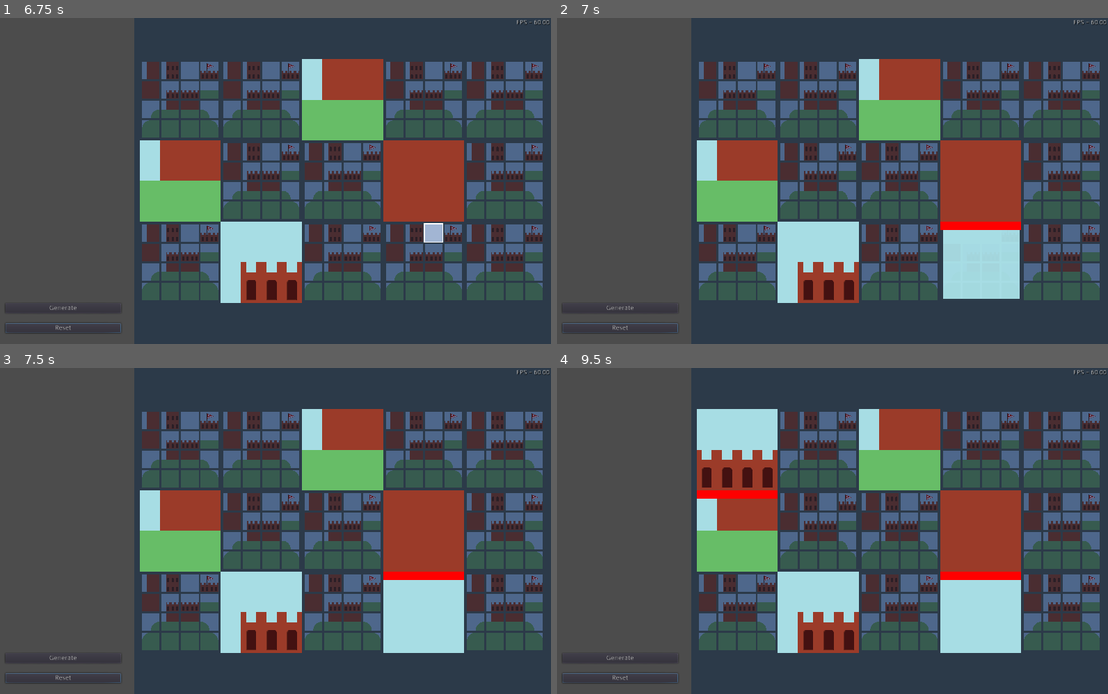
Above: before the commit, frames 1-4 (two rows, left to right).
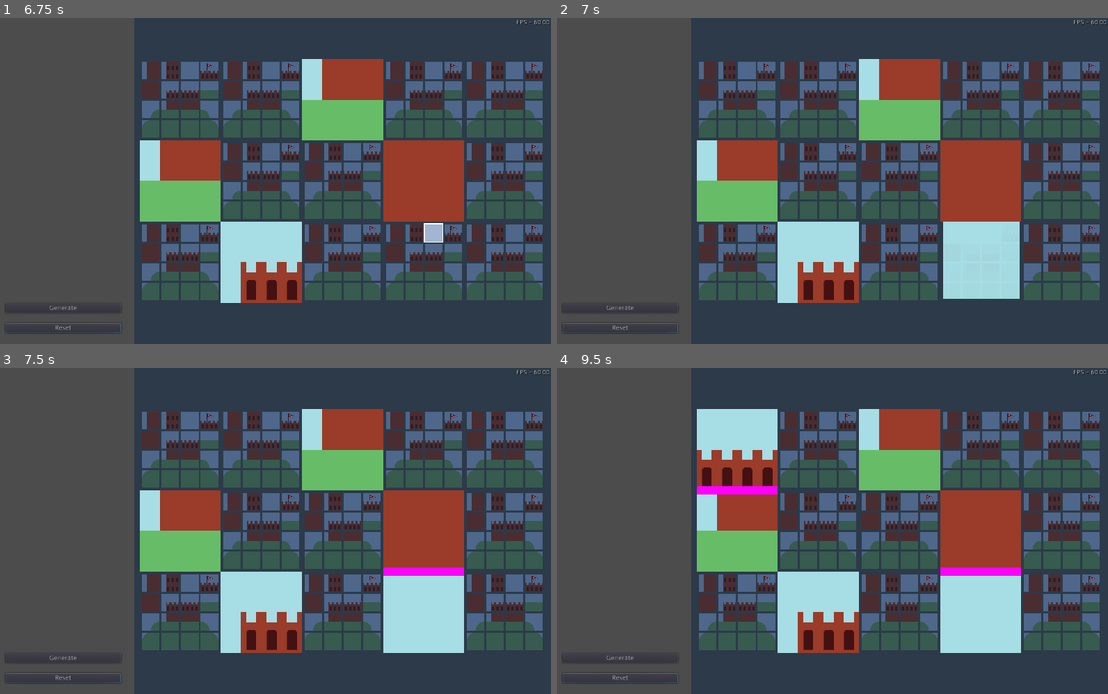
Above: after the commit, the same moments.

Repository: petraszd/vilniuspy-wave-func-collapse-slides
Game: Godot game, scene res://Scenes/Main.tscn
Two runs of this game, one before a commit and one after it. Both use one fixed random seed, a clock stepped at 60 frames per second and the inputs below.
Inputs (mouse positions are in pixels of both pictures, inside the frame that each line leads up to):
- Up to frame 1 (6.75 s): click "Generate" at 0.5 s; click "Generate" at 1.25 s; click "Generate" at 2 s; click "Reset" at 2.75 s; move the mouse to (396, 164) at 3.52 s; click (396, 164) at 3.67 s; move the mouse to (159, 197) at 4.27 s; click (159, 197) at 4.42 s; move the mouse to (330, 109) at 5.02 s; click (330, 109) at 5.17 s; move the mouse to (242, 246) at 5.77 s; click (242, 246) at 5.92 s; move the mouse to (440, 229) at 6.52 s; click (440, 229) at 6.67 s
- Up to frame 2 (7 s): no input
- Up to frame 3 (7.5 s): move the mouse to (104, 482) at 7.27 s; click (104, 482) at 7.42 s
- Up to frame 4 (9.5 s): move the mouse to (860, 531) at 8.02 s; click (860, 531) at 8.17 s; move the mouse to (744, 449) at 8.77 s; click (744, 449) at 8.92 s

Frame 1 is identical in both runs. In frame 2, 0.4% of the frame differs, in the area x 69-85%, y 62-66%; in frame 3, 0.6%; in frame 4, 1.1%, in the area x 25-85%, y 36-66%.

Commit message:
Working error drawing

Diff:
--- a/Scripts/WFCTileErrors.gd
+++ b/Scripts/WFCTileErrors.gd
@@ -1,14 +1,16 @@
 class_name WFCTileErrors
 extends Node2D
 
+
+const line_width = 0.1
+const error_color = Color(1.0, 0.0, 1.0, 1.0)
 
 var error_rects: Array = []
 var image_data: WFCImageData = null
 
 func _draw():
     for rect in error_rects:
-        draw_rect(rect, Color.red)
-    print("DRAW")
+        draw_rect(rect, error_color)
 
 func _on_tiles_state_changed(tiles, num_cols, num_rows):
     error_rects.clear()
@@ -29,9 +31,9 @@
                     if (image_data.compatibilities[comp_idx] & WFC.Directions.FROM_TOP_TO_BOTTOM) == 0:
                         var rect = Rect2()
                         rect.position.x = x
-                        rect.position.y = y + 1
+                        rect.position.y = y + 1 - line_width * 0.5
                         rect.size.x = 1
-                        rect.size.y = 0.1
+                        rect.size.y = line_width
                         error_rects.append(rect)
 
             if x < num_cols - 1:
@@ -39,12 +41,13 @@
                 if right_tile.selected != WFC.NO_INDEX:
                     var to_idx = right_tile.selected
                     var comp_idx = from_idx * num_items + to_idx
-                    if (image_data.compatibilities[comp_idx] & WFC.Directions.FROM_RIGHT_TO_LEFT) == 0:
+                    if (image_data.compatibilities[comp_idx] & WFC.Directions.FROM_LEFT_TO_RIGHT) == 0:
                         var rect = Rect2()
-                        rect.position.x = x + 1
+                        rect.position.x = x + 1 - line_width * 0.5
                         rect.position.y = y
-                        rect.size.x = 0.1
+                        rect.size.x = line_width
                         rect.size.y = 1
                         error_rects.append(rect)
 
+    yield(get_tree().create_timer(WFC.TRANSITION_ANIM_SPEED + 0.001), "timeout")
     update()
